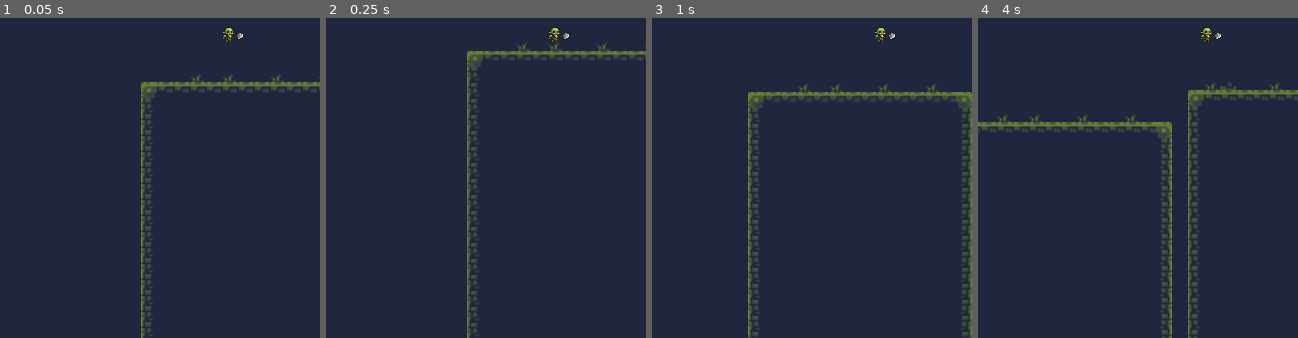
Above: before the commit, frames 1-4 (left to right).
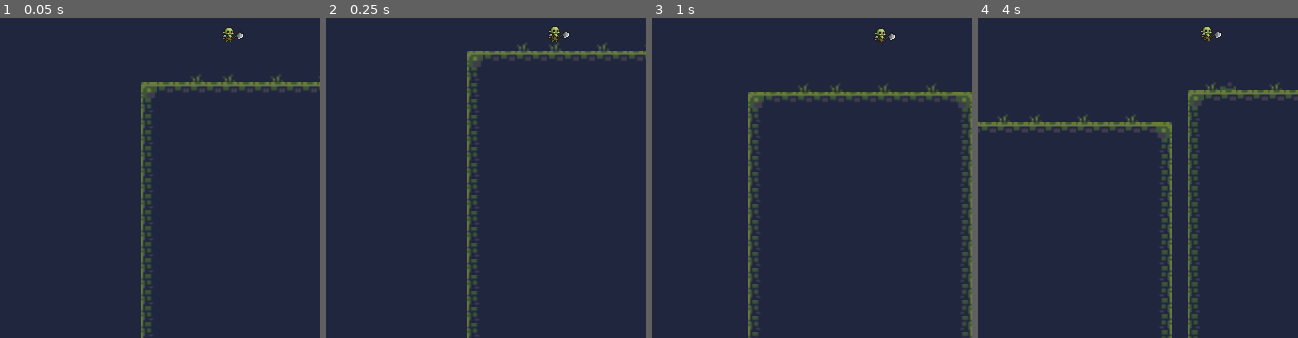
Above: after the commit, the same moments.

Repository: QuinnChrest/2D-Game
Game: Godot game, scene res://game/main.tscn
Same seed, same stepped clock (60 frames per second), same inputs: the game is played once before the commit and once after it.
Inputs:
- Up to frame 1 (0.05 s): no input
- Up to frame 2 (0.25 s): no input
- Up to frame 3 (1 s): hold Right (move_right) from 0.53 s (still down); tap Up (jump) at 0.77 s
- Up to frame 4 (4 s): tap Up (jump) at 1.52, 3.02, 3.77 s; release Right (move_right) at 2.03 s; hold Left (move_left) 2.03-2.78 s; hold Right (move_right) from 2.78 s (still down)
The pictures show only the part of the screen within x 14-64%, y 47-97%; the shares and areas given below are measured in that part.

Frame 1 is identical in both runs. In frame 2, 0.1% of the frame differs, in the area x 69-77%, y 2-7%; in frame 3, 0.2%; in frame 4, 0.2%, in the area x 69-77%, y 2-8%.

Commit message:
working on melee attack implementation

Diff:
--- a/player/Player.gd
+++ b/player/Player.gd
@@ -36,9 +36,6 @@
 	else:
 		$AnimatedSprite2D.animation = "Idle"
 
-	if velocity.y != 0:
-		$AnimatedSprite2D.animation = "Default"
-
 
 
 func _on_body_entered(body):
